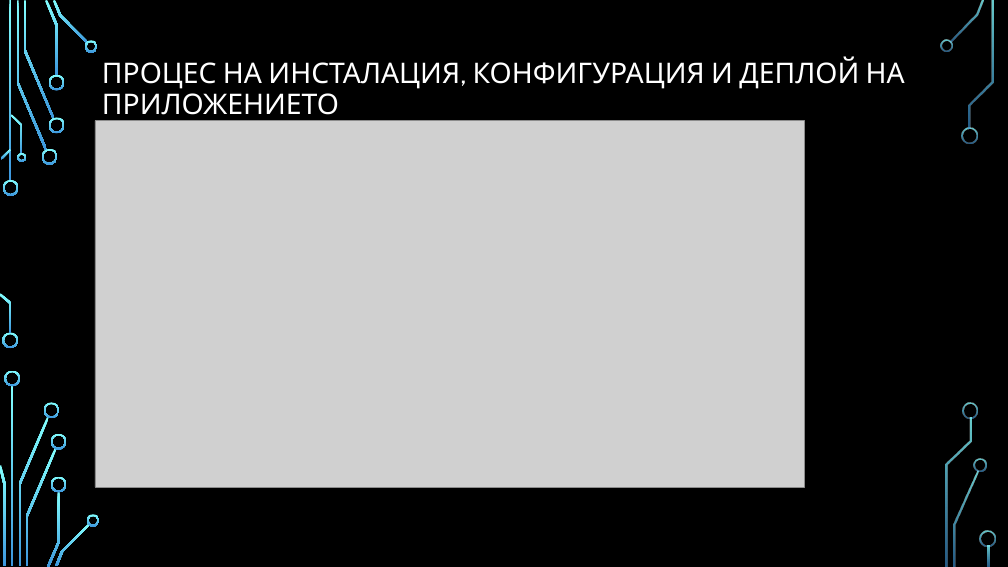
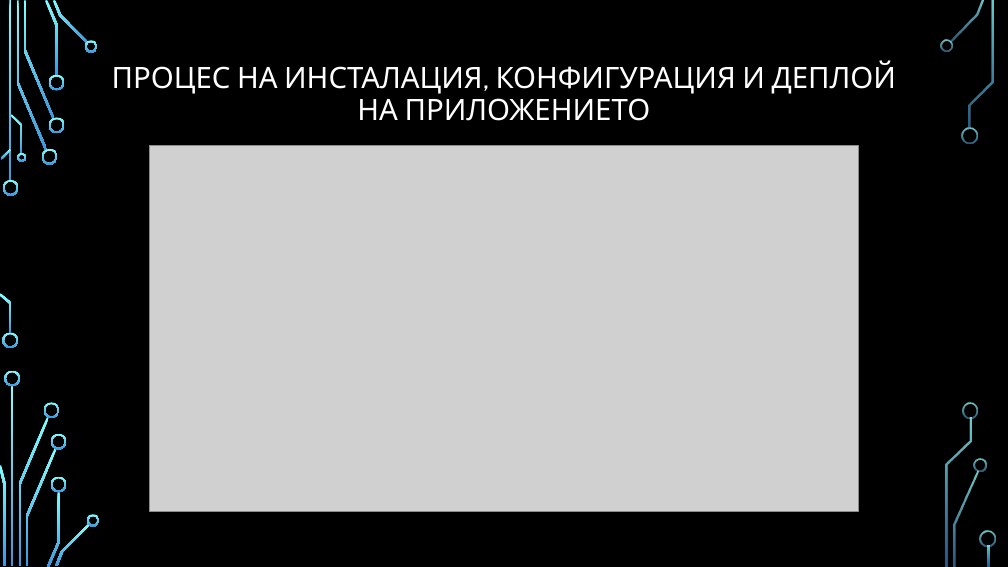
Before and after one commit to pgee-dzi2024/Theme_2508, a slide deck: slide 8 of dr/presentation.pptx. Drawn at 1008x567 pixels with LibreOffice and Linux fonts; fonts in the diff are those of the drawing; grey boxes stand for pictures; background and template pictures are left out. Boxes give left, top, right and bottom in pixels: in the first picture for what was removed or moved away, otherwise in the second. Text is boxed around its words. In the diff, an @@ line names an element or a change of style, - is before the commit and + after.

```diff
--- a/dr/presentation.pptx
+++ b/dr/presentation.pptx
@@ title "ПРОЦЕС НА ИНСТАЛАЦИЯ, КОНФИГУРАЦИЯ И ..." at bbox=[112, 61, 896, 121]: size 27 to 28 pt; alignment left to centre @@
@@ picture: place and size @@
-picture at bbox=[95, 121, 805, 488]
+picture at bbox=[149, 145, 858, 512]
```
Also in this commit, not shown: 7 other slides changed, 1 other file.
